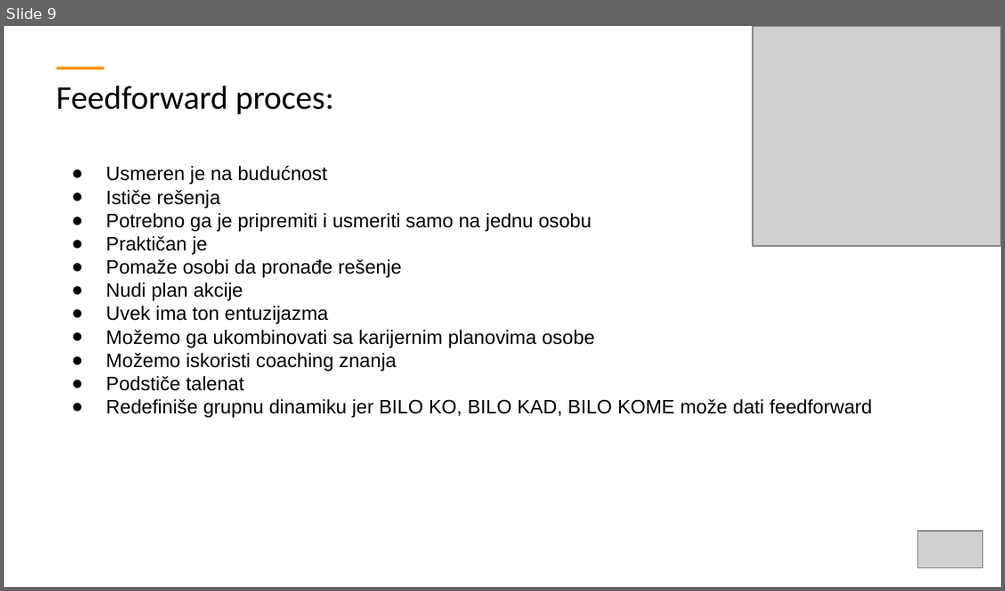
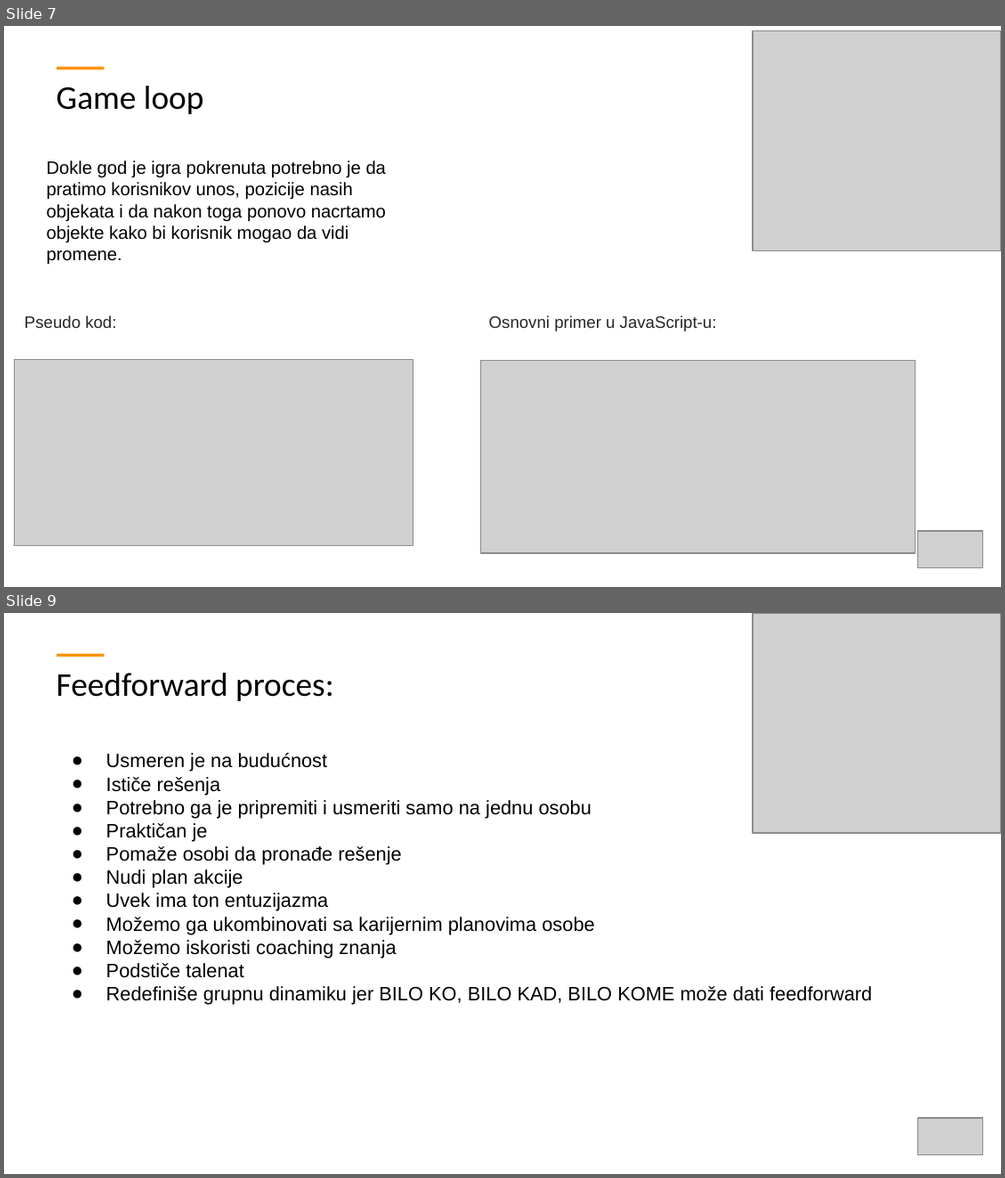
Before and after one commit to ObradovicZ/platformer, a slide deck: TemplateExample - white.pptx. Shown one above the other, each under a label of ours: slide 9 before the commit, slides 7 and 9 after it; the slides between them are not shown. The pictures are 1005x591 and 1005x1178 pixels, drawn with LibreOffice and Linux fonts; fonts in the diff are those of the drawing; grey boxes stand for pictures. Boxes give left, top, right and bottom in pixels: in the first picture for what was removed or moved away, otherwise in the second. Text is boxed around its words. In the diff, an @@ line names an element or a change of style, - is before the commit and + after.

```diff
--- a/TemplateExample - white.pptx
+++ b/TemplateExample - white.pptx
@@ slide 7 added at (4, 26, 1001, 587), background #FFFFFF; not listed: 1 template element that a slide beside it also shows @@
@@ picture added at (752, 31, 1001, 250) @@
@@ title added at (57, 86, 204, 114), 24 pt, text #000000 @@
+Game loop
@@ text added at (47, 160, 386, 265), 13 pt, text #000000 @@
+Dokle god je igra pokrenuta potrebno je da pratimo korisnikov unos, pozicije nasih objekata i da nakon toga ponovo nacrtamo objekte kako bi korisnik mogao da vidi promene.
@@ text added at (24, 315, 116, 328), 12 pt, text #262626 @@
+Pseudo kod:
@@ text added at (489, 315, 717, 331), 12 pt, text #262626 @@
+Osnovni primer u JavaScript-u:
@@ picture added at (15, 360, 413, 546) @@
@@ picture added at (481, 360, 916, 553) @@
@@ picture added at (918, 531, 983, 567) @@
```
Also in this commit, not shown: 7 other slides added, 8 slides removed, 1 other file.
